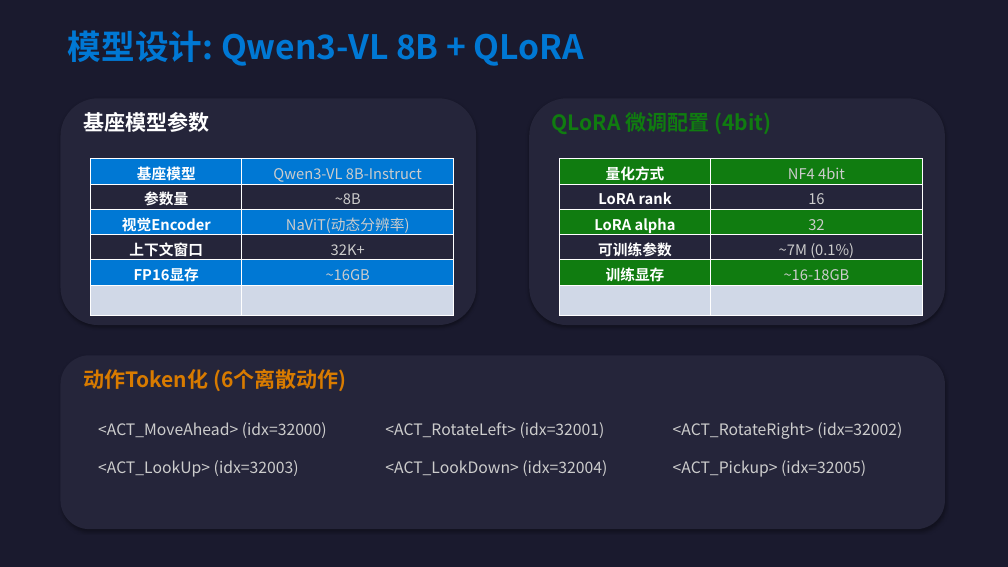
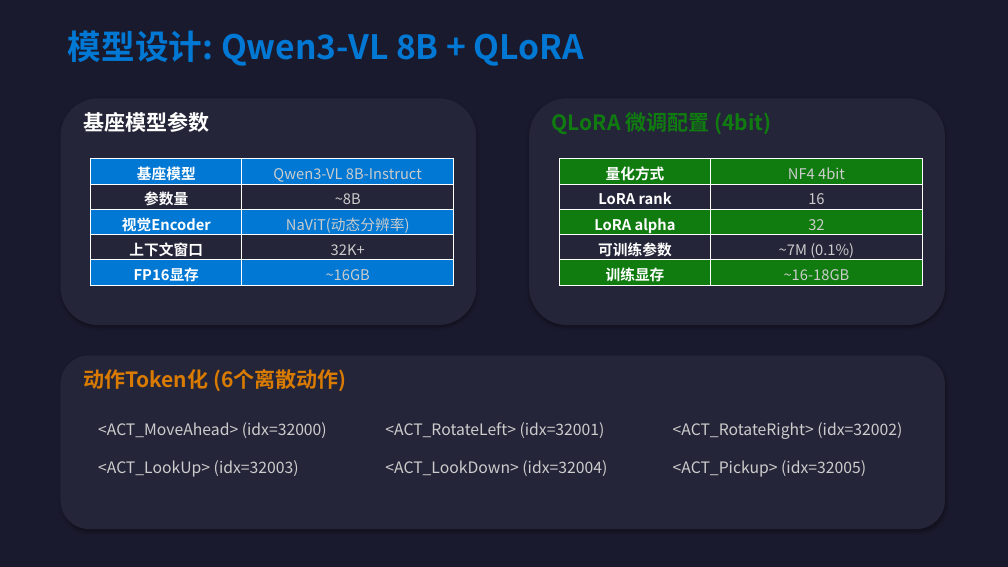
Before and after one commit to QAWe-ikun/mLLM, a slide deck: slide 7 of docs/开题展示.pptx. Drawn at 1008x567 pixels with LibreOffice and Linux fonts; fonts in the diff are those of the drawing. Boxes give left, top, right and bottom in pixels: in the first picture for what was removed or moved away, otherwise in the second. Text is boxed around its words. In the diff, an @@ line names an element or a change of style, - is before the commit and + after.

```diff
--- a/docs/开题展示.pptx
+++ b/docs/开题展示.pptx
@@ table at <box>91,159,454,286</box> @@
-row 6:  | 
@@ table at <box>560,159,923,286</box> @@
-row 6:  | 
```
Also in this commit, not shown: 3 other slides changed, 3 other files.
